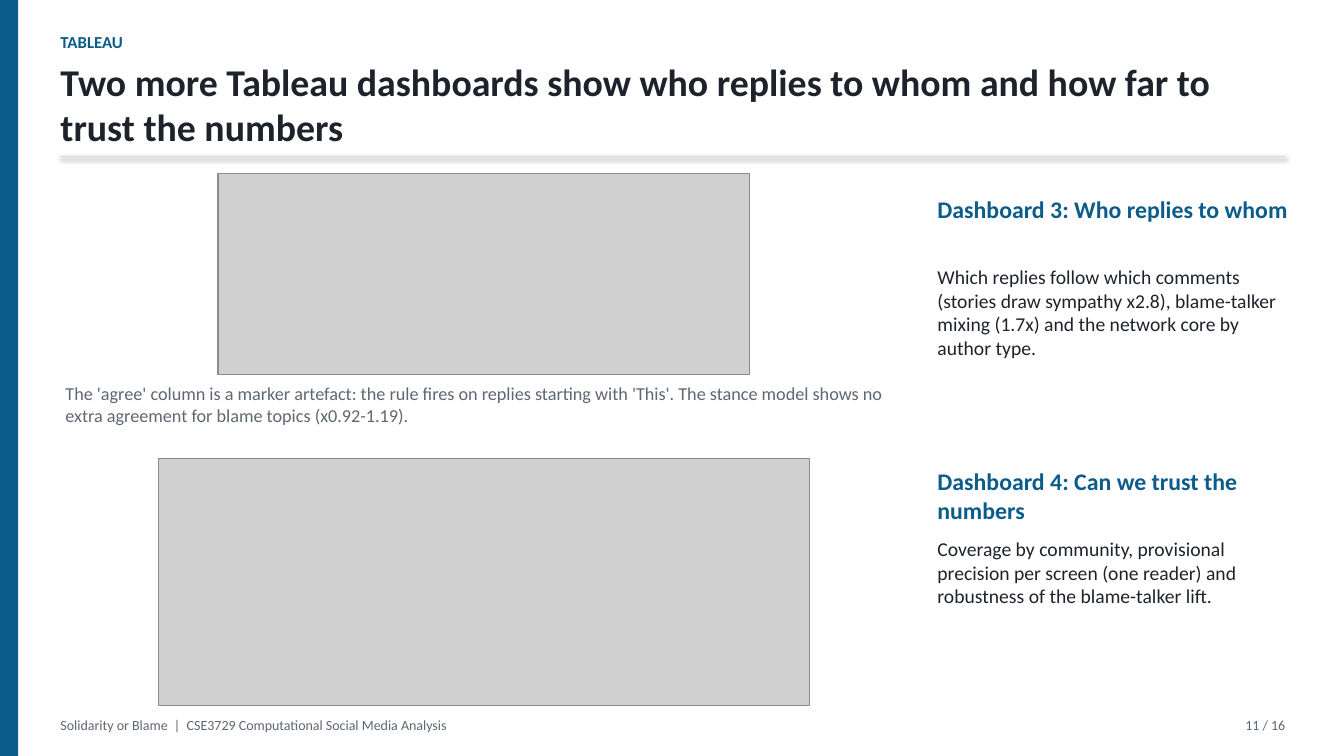
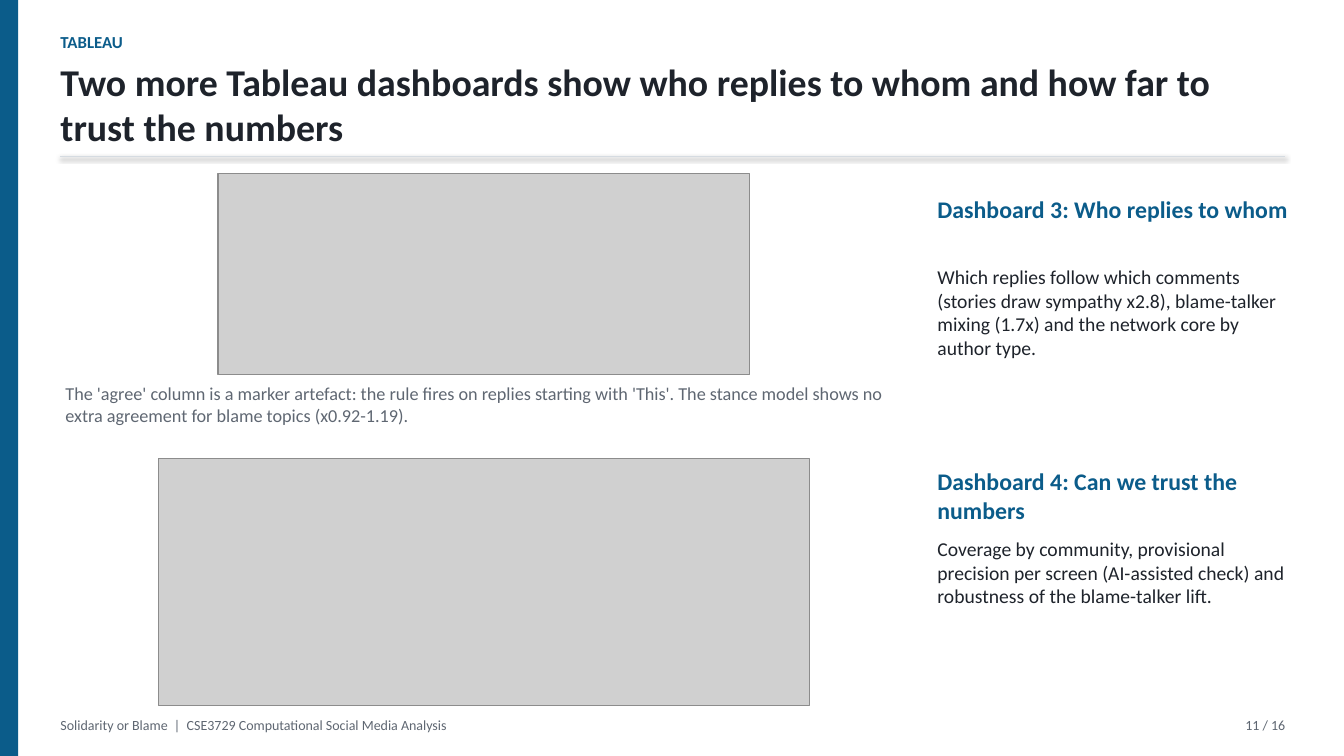
Before and after one commit to vaibhavjain1702/csma-tech-layoffs-pipeline, a slide deck: slide 11 of project/deliverables/final/CSMA_Final_Presentation_Solidarity_or_Blame.pptx. Drawn at 1344x756 pixels with LibreOffice and Linux fonts; fonts in the diff are those of the drawing; grey boxes stand for pictures. Boxes give left, top, right and bottom in pixels: in the first picture for what was removed or moved away, otherwise in the second. Text is boxed around its words. In the diff, an @@ line names an element or a change of style, - is before the commit and + after.

```diff
--- a/project/deliverables/final/CSMA_Final_Presentation_Solidarity_or_Blame.pptx
+++ b/project/deliverables/final/CSMA_Final_Presentation_Solidarity_or_Blame.pptx
@@ text at (937,542,1284,603): text changed @@
-Coverage by community, provisional precision per screen (one reader) and robustness of the blame-talker lift.
+Coverage by community, provisional precision per screen (AI-assisted check) and robustness of the blame-talker lift.
```
Also in this commit, not shown: 2 other slides changed, 15 other files.
